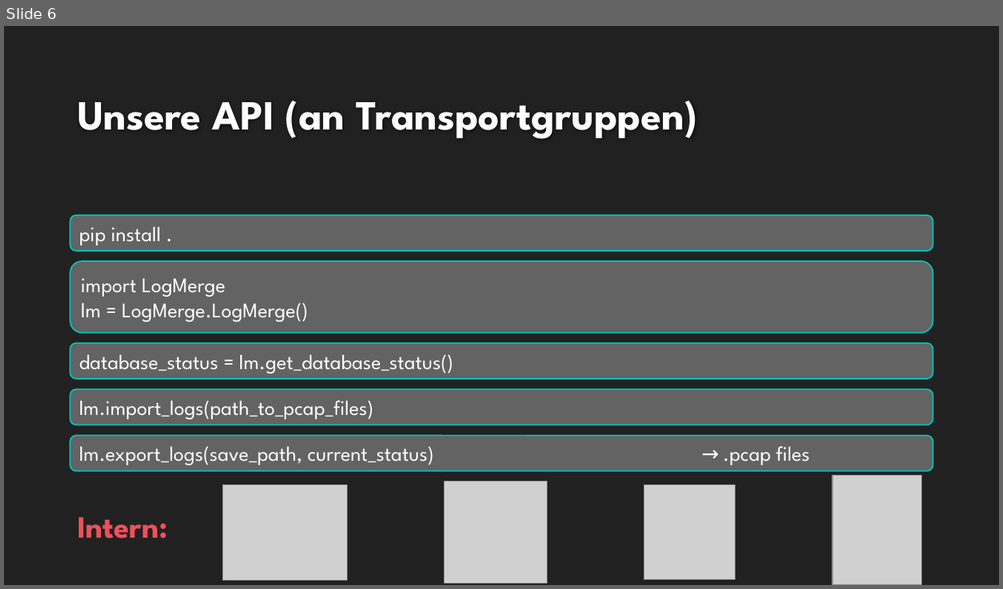
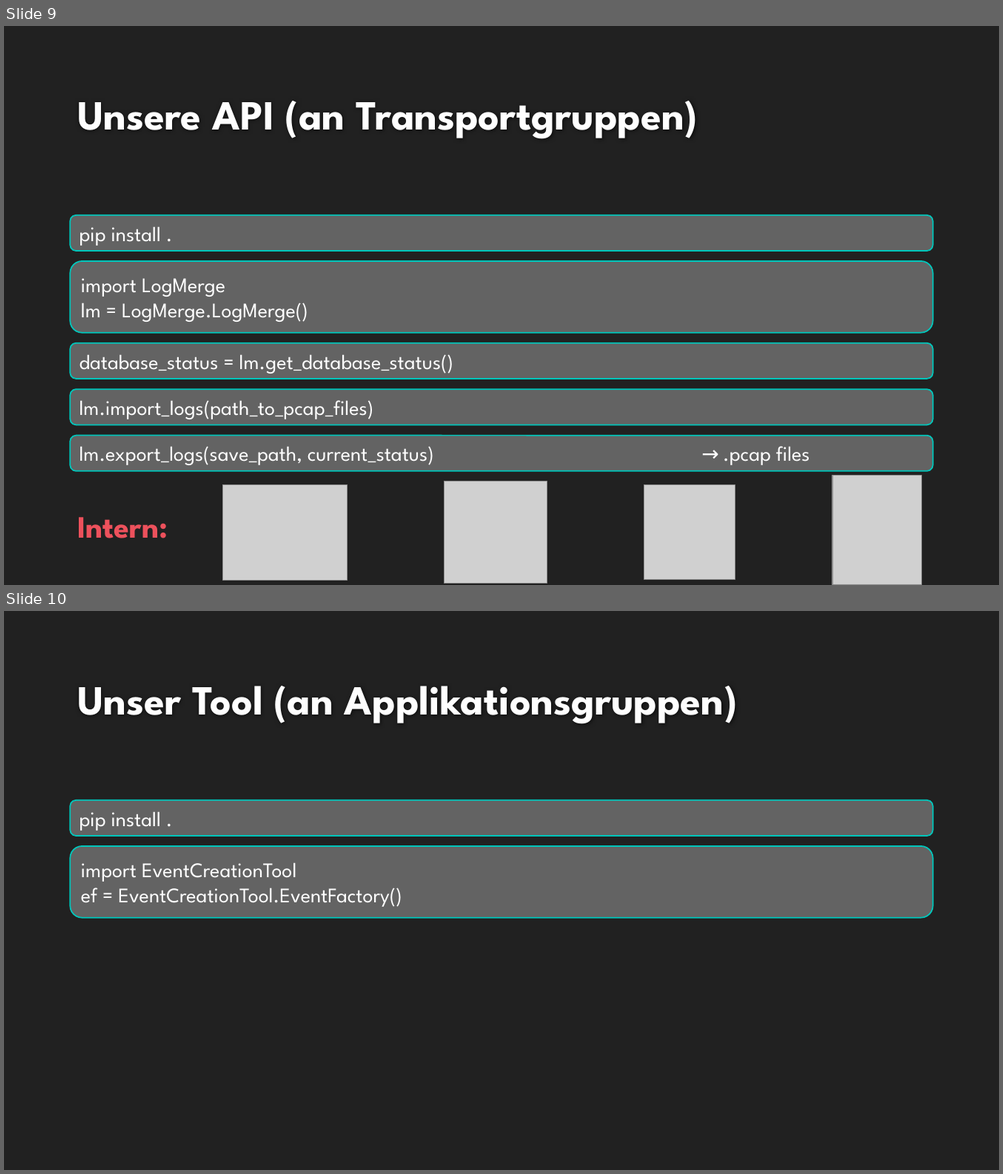
Before and after one commit to cn-uofbasel/BACnet, a slide deck: groups/04-logMerge/presentations/endpresentation.pptx. Shown one above the other, each under a label of ours: slide 6 before the commit, slides 9 and 10 after it. The pictures are 1003x589 and 1003x1174 pixels, drawn with LibreOffice and Linux fonts; fonts in the diff are those of the drawing; grey boxes stand for pictures; background and template pictures are left out. Boxes give left, top, right and bottom in pixels: in the first picture for what was removed or moved away, otherwise in the second. Text is boxed around its words. In the diff, an @@ line names an element or a change of style, - is before the commit and + after.

```diff
--- a/groups/04-logMerge/presentations/endpresentation.pptx
+++ b/groups/04-logMerge/presentations/endpresentation.pptx
@@ slide 10 added at box(4, 611, 999, 1170), background #212121 @@
@@ title added at box(77, 686, 737, 724), 40 pt, text #FEFEFE, bold @@
+Unser Tool (an Applikationsgruppen)
@@ rounded rectangle added at box(71, 800, 933, 836), fill #636363, outline #00C6BB 1.25 pt, 20 pt, text #FFFFFF @@
+pip install .
@@ rounded rectangle added at box(71, 846, 933, 917), fill #636363, outline #00C6BB 1.25 pt, 20 pt, text #FFFFFF @@
+import EventCreationTool
+ef = EventCreationTool.EventFactory()
@@ what was slide 6 is now slide 9 @@
```
Also in this commit, not shown: 7 slides changed, 5 other slides added, 6 other files.
